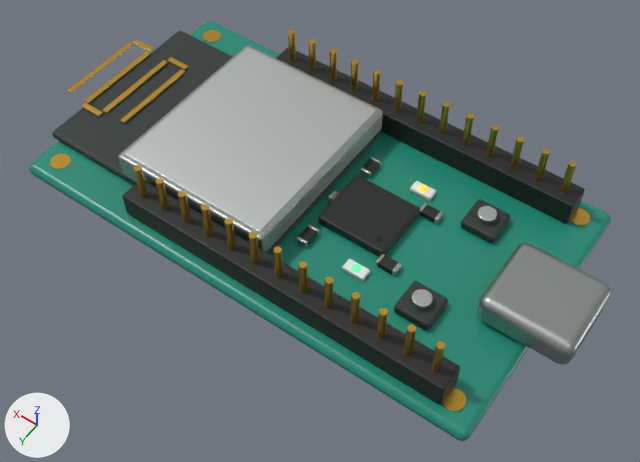
The glTF model assets/models/iot-module.glb as it was, and as the next commit left it.
Both versions are drawn from a 50 mm camera at (-3.18, 4.34, 6.38) aimed at (-0.3, 0.31, 0.05). Arrows for +X, +Y and +Z are at lower left; the lights stay in place. The older version comes first. Where no turn or scale is listed for an object, it has been applied to the vertices. Vertices at exactly the same position are counted once.

The first picture shows 'button', 'button.001', 'capacitor', 'carrier-pcb', 'header', 'header.001', 'led-ledAmber', 'led-ledGreen', 'radio-module', 'resistor', 'resistor.001', 'resistor.002', 'resistor.003', 'soic-body', 'usb-c' and 33 more.
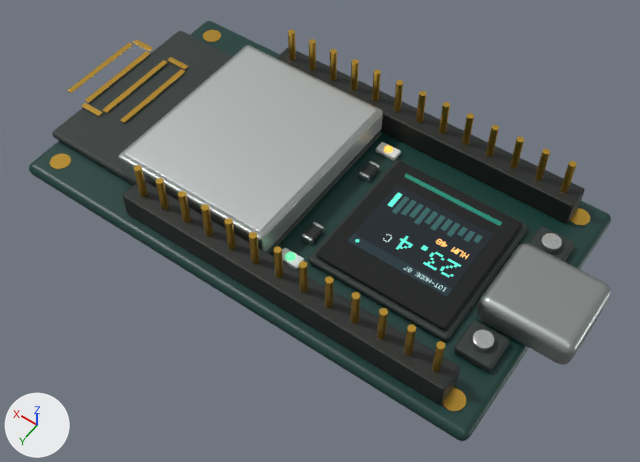
Where the change shows, as pixel boxes [x1, y1, x2, y2] in the pictures (640 x 462 px):
'display-module', added
    after: [308, 160, 528, 341]
'soic-body', deleted (black)
    before: [318, 175, 420, 256]
'button', moved
    before: [394, 281, 448, 330]
    after: [454, 320, 509, 372]
'button.001', moved
    before: [461, 200, 511, 243]
    after: [528, 226, 575, 262]
'resistor', moved, turned
    before: [375, 254, 401, 276]
    after: [301, 222, 324, 245]
'led-ledGreen', moved
    before: [342, 259, 370, 281]
    after: [282, 247, 304, 270]
'led-ledAmber', moved
    before: [410, 181, 436, 201]
    after: [376, 142, 401, 161]
'resistor.001', moved, turned
    before: [419, 203, 443, 224]
    after: [359, 161, 380, 182]
'resistor.002', deleted
    before: [296, 224, 319, 248]
'resistor.003', deleted
    before: [360, 157, 381, 178]
'capacitor', deleted
    before: [328, 190, 339, 203]
part 1 of me_carrier_pcb, recoloured
    both: [29, 21, 611, 441]

The edits, one by one:
Picture 'screenIot' (img_screeniot) is new.
Material 'pcbDeep' (mat_pcbdeep) is new.
Its base color is (0.00439, 0.0423, 0.0343) (dark cyan #0e3a34).
Its roughness is 0.42.
Material 'screenIot' (mat_screeniot) is new.
Uses the picture img_screeniot.
me_carrier_pcb has 208 vertices, 332 faces and spans x -2.4..2.4, y -1.35..1.35, z 0.0..0.15.
me_carrier_pcb is used by ob_carrier_pcb; location (0.0, 0.0, 0.0).
me_carrier_pcb part 1: all 260 faces that had it switch from mat_accent (cyan #1c8a74) to mat_pcbdeep (dark cyan #0e3a34).
Mesh me_display_module is new.
It has 196 vertices, 366 faces and spans x -0.7..0.7, y -0.725..0.725, z 0.0..0.126.
Faces by material slot: [84, 84, 2, 84, 112].
It uses material mat_graphite (dark grey #2a3330).
It uses material mat_rubber (black #101412).
It uses material mat_screeniot.
It uses material mat_accent (cyan #1c8a74).
It uses material mat_gold (orange #e0b24a).
Object 'button' (ob_button) moves from (-1.5, 0.55, 0.14) to (-2.1, 0.6, 0.14).
Object 'button.001' (ob_button_001) moves from (-1.5, -0.55, 0.14) to (-2.1, -0.6, 0.14).
Object 'soic-body' (ob_soic_body) is deleted.
Object 'led-ledGreen' (ob_led_ledgreen) moves from (-0.85, 0.55, 0.14) to (-0.32, 0.78, 0.14).
Object 'led-ledAmber' (ob_led_ledamber) moves from (-0.85, -0.55, 0.14) to (-0.32, -0.78, 0.14).
Object 'resistor' (ob_resistor) moves from (-1.05, 0.35, 0.14) to (-0.32, 0.45, 0.14).
Object 'resistor' (ob_resistor) turns from (0, 0, 0) to (0, 0, 90) degrees about x, y and z.
Object 'resistor.001' (ob_resistor_001) moves from (-1.05, -0.35, 0.14) to (-0.32, -0.45, 0.14).
Object 'resistor.001' (ob_resistor_001) turns from (0, 0, 0) to (0, 0, 90) degrees about x, y and z.
Object 'resistor.002' (ob_resistor_002) is deleted.
Object 'resistor.003' (ob_resistor_003) is deleted.
Object 'capacitor' (ob_capacitor) is deleted.
Object 'display-module' (ob_display_module) is new; it shows me_display_module.
Its location is (-1.15, 0.0, 0.14).
